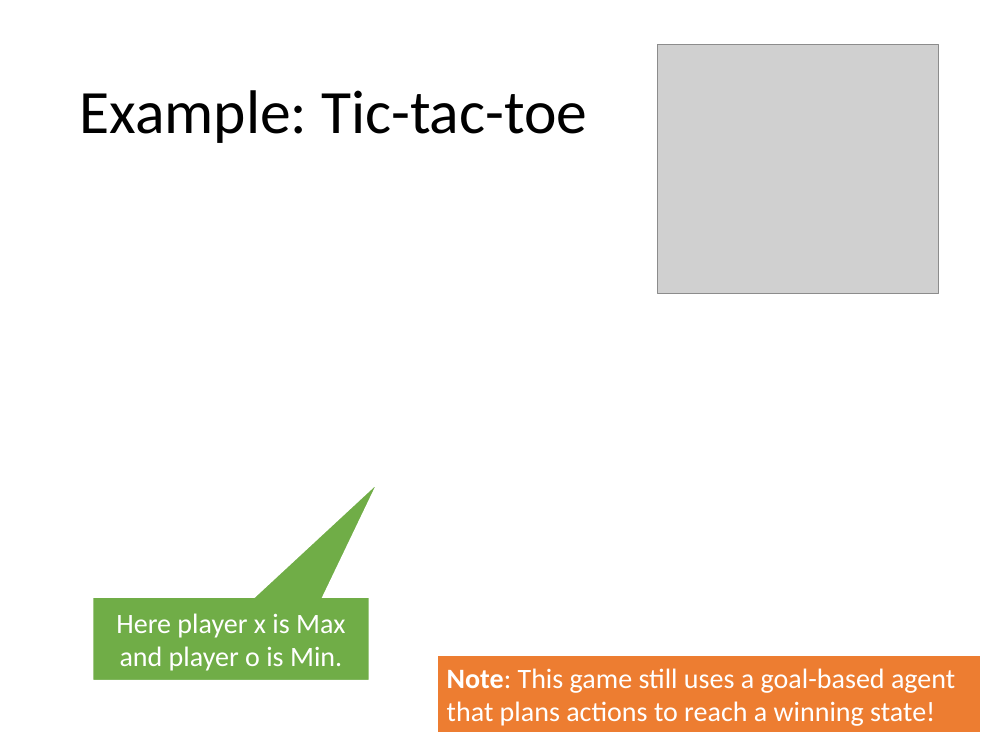
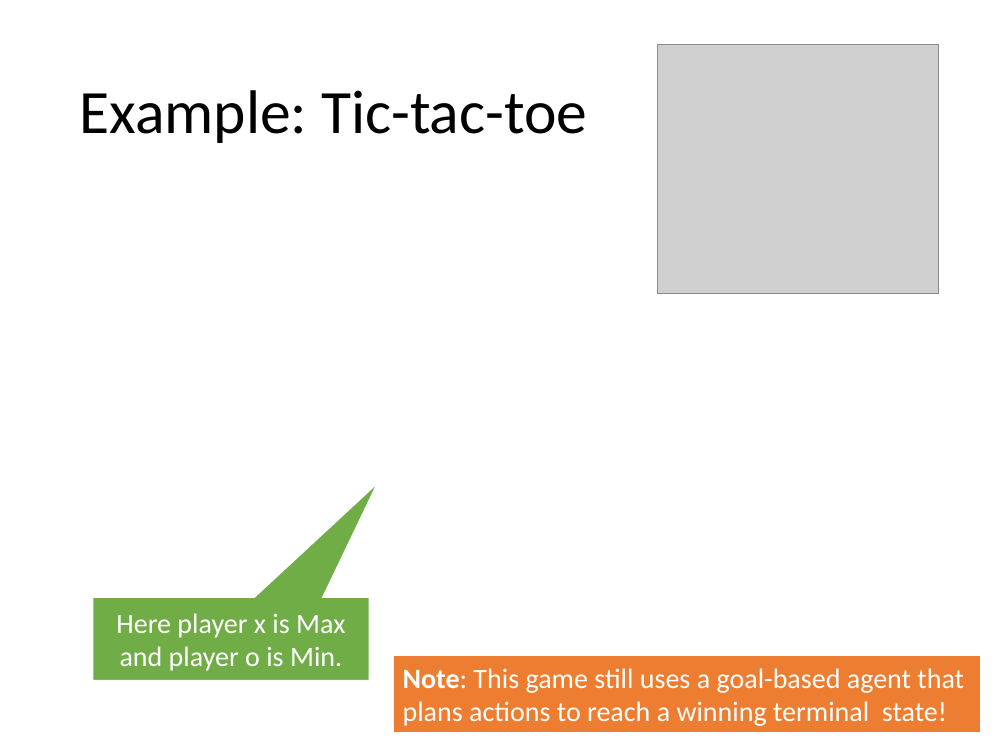
Before and after one commit to mhahsler/CS7320-AI, a slide deck: slide 4 of slides/05_games.pptx. Drawn at 1008x756 pixels with LibreOffice and Linux fonts; fonts in the diff are those of the drawing; grey boxes stand for pictures. Boxes give left, top, right and bottom in pixels: in the first picture for what was removed or moved away, otherwise in the second. Text is boxed around its words. In the diff, an @@ line names an element or a change of style, - is before the commit and + after.

```diff
--- a/slides/05_games.pptx
+++ b/slides/05_games.pptx
@@ rectangle "Note: This game still uses ...": place and size @@
-rectangle "Note: This game still uses ..." at [436,655,981,733]
+rectangle "Note: This game still uses ..." at [393,655,981,733]
@@ text in rectangle at [403,668,964,726]: text changed @@
-Note: This game still uses a goal-based agent that plans actions to reach a winning state!
+Note: This game still uses a goal-based agent that plans actions to reach a winning terminal state!
```
Also in this commit, not shown: 2 other slides changed, 1 other file.
